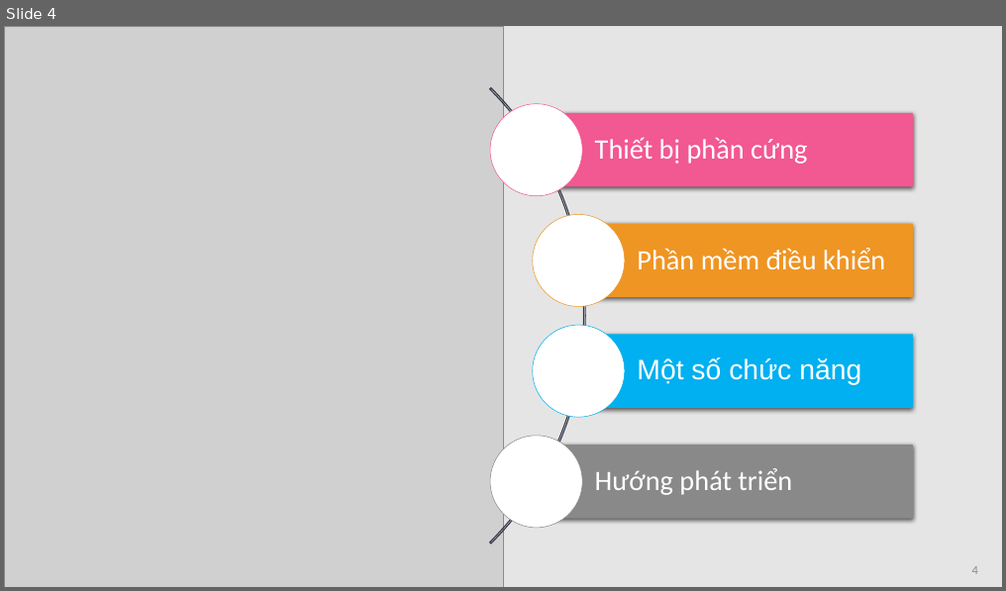
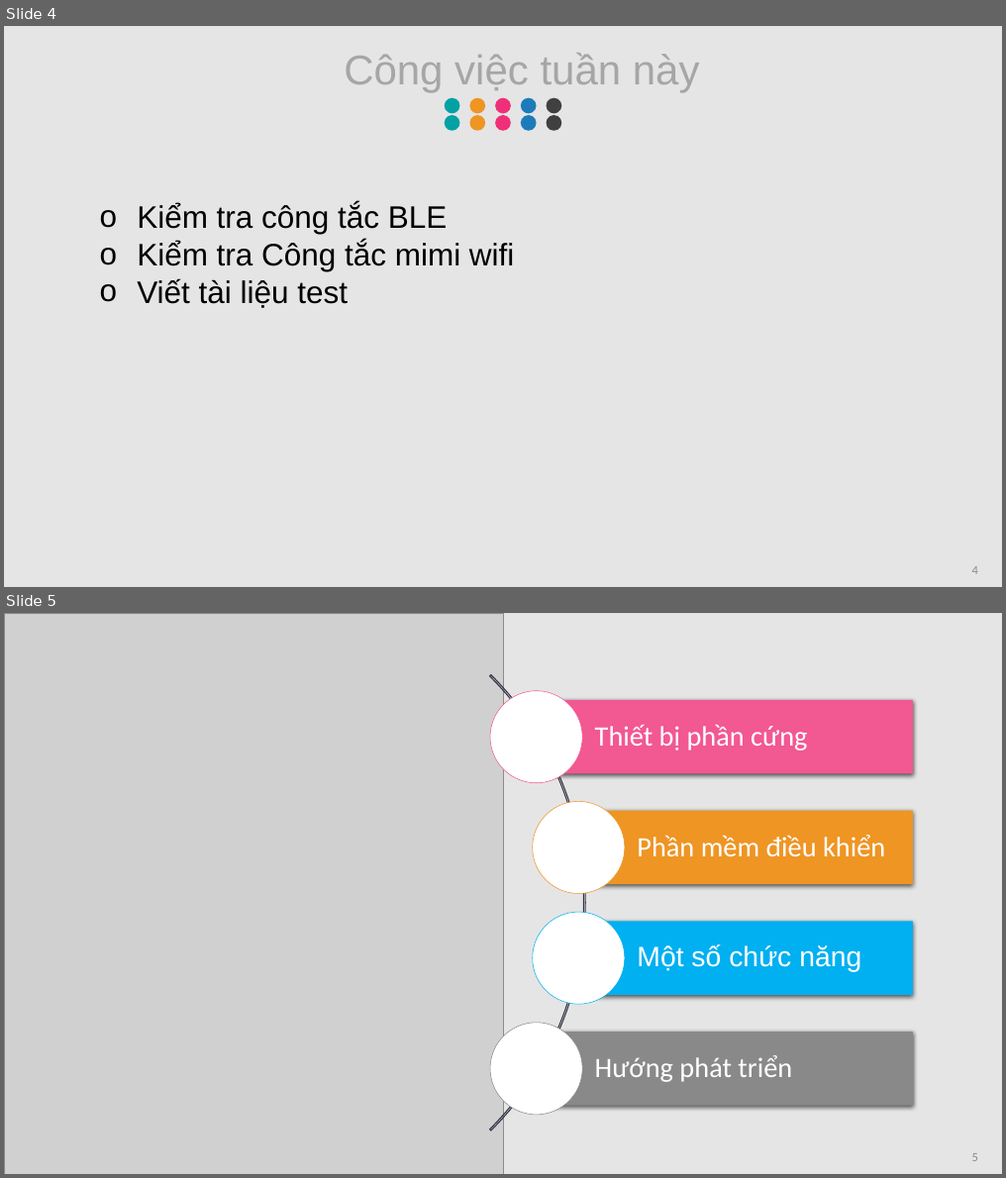
Before and after one commit to ngocphong260899/ThucTapTotNghiep, a slide deck: BaoCao.pptx. Shown one above the other, each under a label of ours: slide 4 before the commit, slides 4 and 5 after it. The pictures are 1006x591 and 1006x1178 pixels, drawn with LibreOffice and Linux fonts; fonts in the diff are those of the drawing; grey boxes stand for pictures. Boxes give left, top, right and bottom in pixels: in the first picture for what was removed or moved away, otherwise in the second. Text is boxed around its words. In the diff, an @@ line names an element or a change of style, - is before the commit and + after.

```diff
--- a/BaoCao.pptx
+++ b/BaoCao.pptx
@@ slide 4 added at [4, 26, 1002, 587], background #E5E5E5 @@
@@ text added at [344, 53, 700, 93], 40 pt, text #A6A6A6 @@
+  Công việc tuần này
@@ group added at [445, 98, 561, 113]: 5 ellipses @@
@@ group added at [445, 115, 561, 131]: 5 ellipses @@
@@ text added at [137, 203, 514, 308], 30 pt, text #000000 @@
+o Kiểm tra công tắc BLE
+o Kiểm tra Công tắc mimi wifi
+o Viết tài liệu test
@@ page number added at [972, 567, 978, 574], 12 pt, text #8C8C8C @@
+4
@@ what was slide 4 is now slide 5 @@
@@ page number at [972, 1154, 978, 1161]: text changed @@
-4
+5
```
Also in this commit, not shown: 2 slides changed, 2 other slides added, 2 slides removed, 3 other files.
